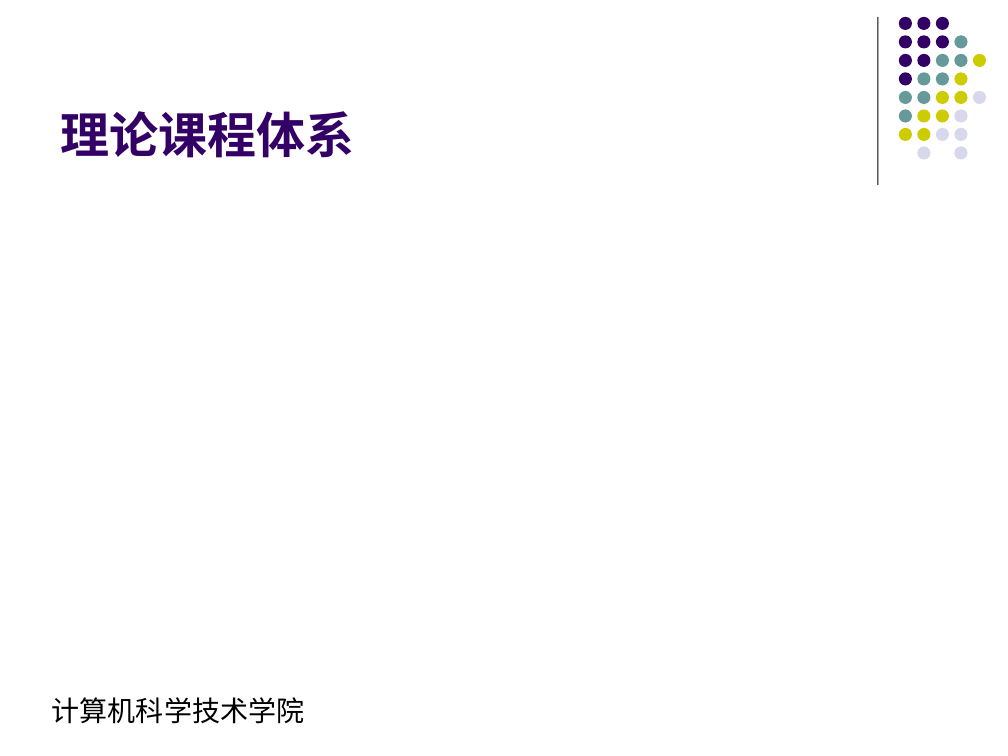
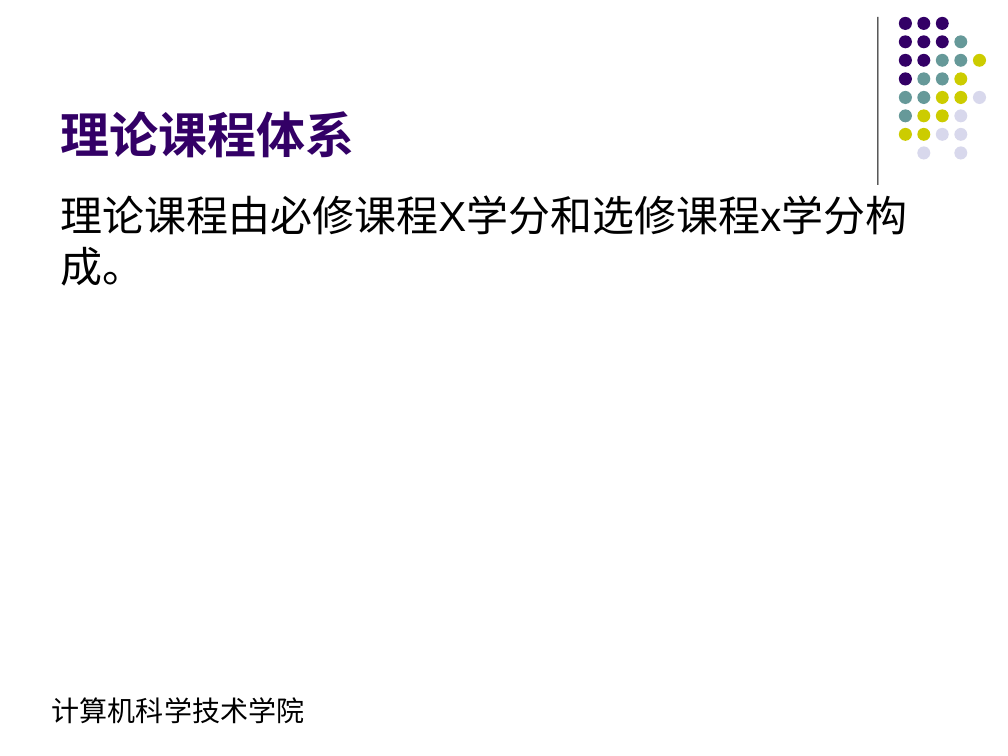
Before and after one commit to ciecclm/2016-, a slide deck: slide 5 of 网络编程培养方案汇报.ppt. Drawn at 1008x756 pixels with LibreOffice and Linux fonts; fonts in the diff are those of the drawing. Boxes give left, top, right and bottom in pixels: in the first picture for what was removed or moved away, otherwise in the second. Text is boxed around its words. In the diff, an @@ line names an element or a change of style, - is before the commit and + after.

```diff
--- a/网络编程培养方案汇报.ppt
+++ b/网络编程培养方案汇报.ppt
@@ text added at (x1=60, y1=195, x2=907, y2=286), 30 pt, text #000000 @@
+理论课程由必修课程X学分和选修课程x学分构成。
```
Also in this commit, not shown: 2 other slides changed, 1 other file.
